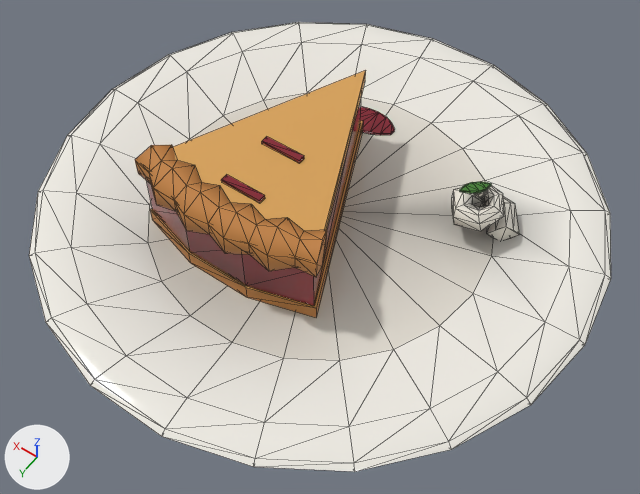
The glTF model web/public/assets/models/held/pieSlice.glb: old version first, new version second.
Camera for both pictures: a 50 mm camera at (-0.169, 0.238, 0.353) aimed at (-0.014, 0.02, 0.011). Arrows for +X, +Y and +Z are at lower left; the lights stay in place. The older version comes first. Mesh edges are drawn as thin lines. Vertices at exactly the same position are counted once.

Objects in the first picture: 'pieSlice'.
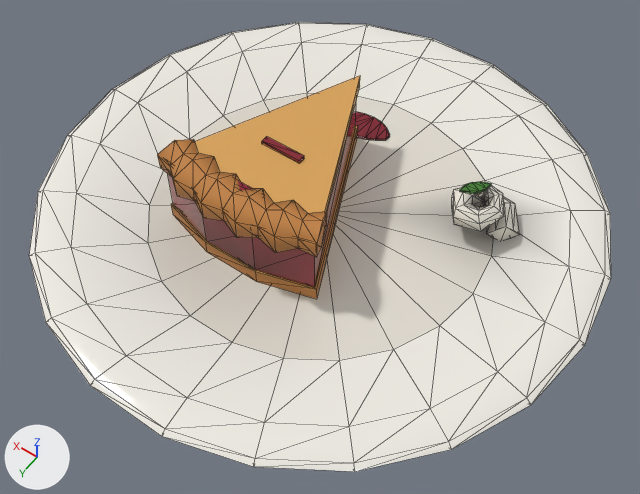
Boxes [x1, y1, x2, y2] around the edits, measured in the pictures (640 x 494 px; the box of a moved part takes in the faces that stretch with it):
part 1 of me_pieslice, moved or reshaped
    before: [150, 120, 363, 318]
    after: [171, 126, 358, 299]
part 2 of me_pieslice, moved or reshaped
    before: [173, 70, 366, 257]
    after: [195, 76, 360, 213]
part 3 of me_pieslice, moved or reshaped
    before: [146, 95, 362, 306]
    after: [167, 98, 357, 287]
part 4 of me_pieslice, moved or reshaped
    before: [360, 106, 395, 135]
    after: [355, 112, 390, 140]
part 5 of me_pieslice, moved or reshaped
    before: [135, 145, 327, 277]
    after: [157, 139, 327, 257]
part 6 of me_pieslice, recoloured
    both: [123, 76, 458, 344]

What the commit changed:
me_pieslice has 364 vertices, 688 faces and spans x -0.144..0.144, y -0.142..0.142, z 0.0..0.059.
me_pieslice is used by ob_pieslice; location (0.0, 0.0, 0.0).
me_pieslice part 1: the loose piece of 10 vertices spanning x -0.036..0.066, y -0.06..0.064, z 0.009..0.017 is scaled about its middle by (0.88, 0.88, 1), then moved by (0.0, -0.002, 0.0).
me_pieslice part 2: the loose piece of 10 vertices spanning x -0.036..0.066, y -0.06..0.064, z 0.045..0.052 is scaled about its middle by (0.88, 0.88, 1), then moved by (0.0, -0.002, 0.0).
me_pieslice part 3: the loose piece of 10 vertices spanning x -0.034..0.064, y -0.057..0.063, z 0.017..0.045 is scaled about its middle by (0.88, 0.88, 1), then moved by (0.0, -0.003, 0.0).
me_pieslice part 4: the loose piece of 28 vertices spanning x 0.001..0.029, y -0.076..-0.058, z 0.009..0.01 is moved by (0.0, 0.005, 0.0).
me_pieslice part 5: 66 of 364 vertices moved; they spanned x -0.037..0.067, y 0.037..0.068, z 0.037..0.059 and now span x -0.031..0.061, y 0.029..0.058, z 0.037..0.059; mean shift (0.0, -0.009, 0.0); largest move (0.064, 0.047, 0.057) -> (0.057, 0.038, 0.057).
me_pieslice part 6: 111 kept faces spanning x -0.088..0.124, y -0.087..0.123, z 0.009..0.059 get new vertex colours; the middle colour goes from white #f1f1f1 to white #f8f8f8.
